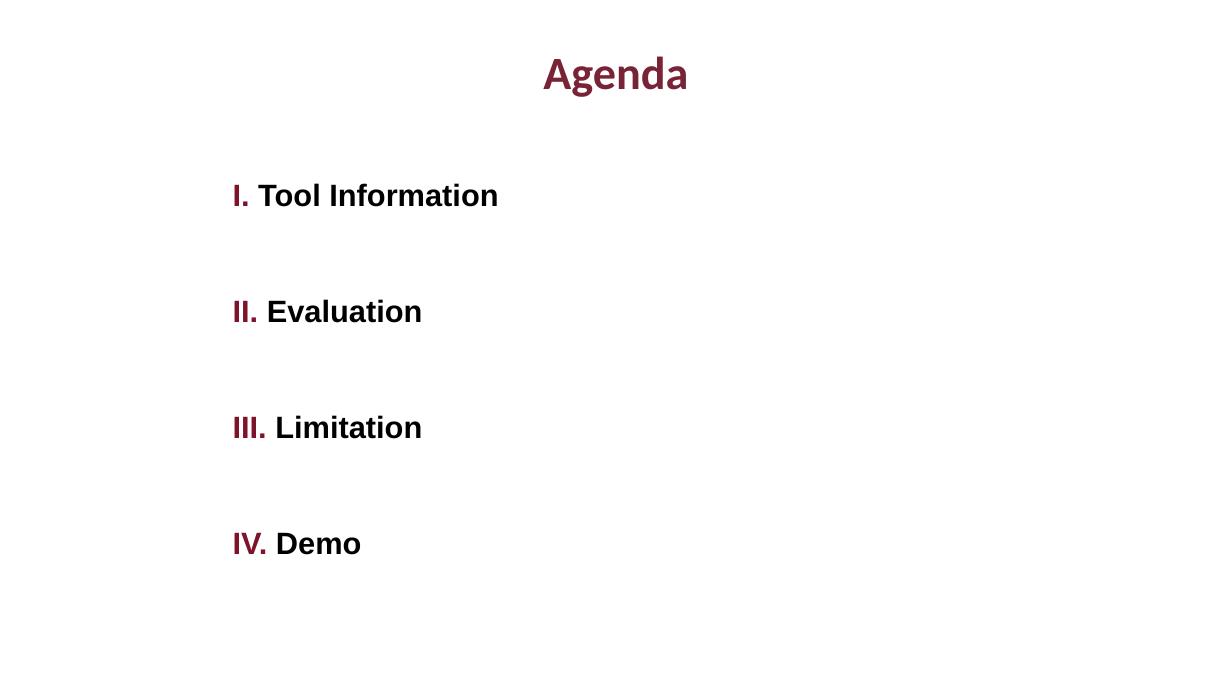
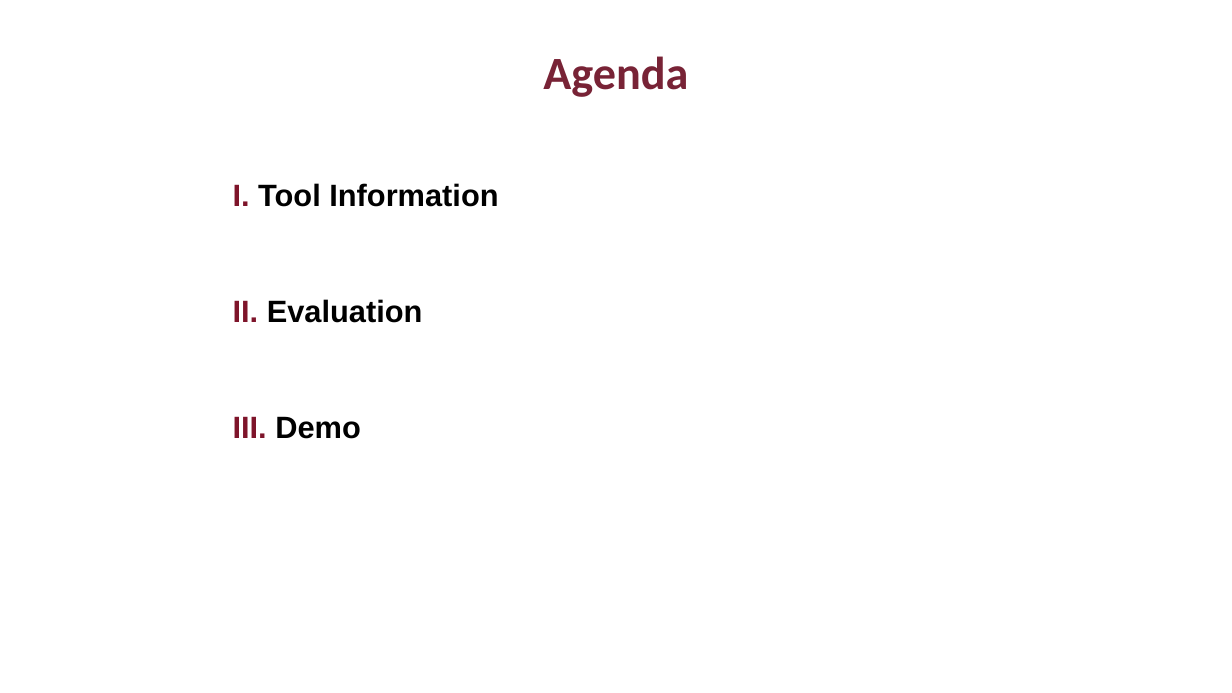
Before and after one commit to soen691winter2025/tooldemopresentationslides-minhnhatle104, a slide deck: slide 3 of Tool-Demo-Presentation-AutoCodeRover.pptx. Drawn at 1232x693 pixels with LibreOffice and Linux fonts; fonts in the diff are those of the drawing; background and template pictures are left out. Boxes give left, top, right and bottom in pixels: in the first picture for what was removed or moved away, otherwise in the second. Text is boxed around its words. In the diff, an @@ line names an element or a change of style, - is before the commit and + after.

Commit message:
Fix error in slides

```diff
--- a/Tool-Demo-Presentation-AutoCodeRover.pptx
+++ b/Tool-Demo-Presentation-AutoCodeRover.pptx
@@ text at (233, 416, 361, 439): text changed; text colour #000000 to #7E142A @@
-III. Limitation
-IV. Demo
+III. Demo
```
Also in this commit, not shown: 1 other file.
